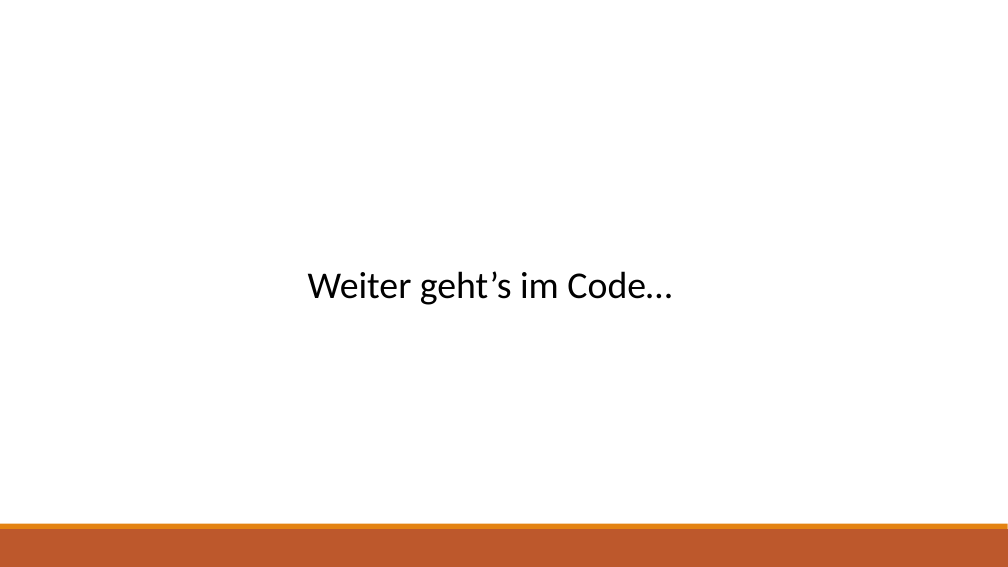
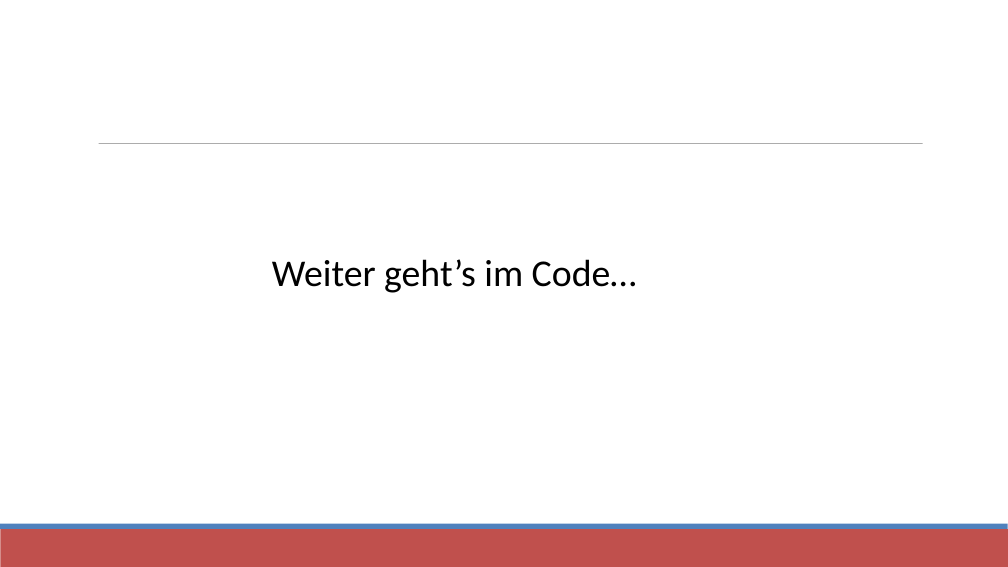
Before and after one commit to Frede9/Star-Voting, a slide deck: slide 10 of Star-Voting.pptx. Drawn at 1008x567 pixels with LibreOffice and Linux fonts; fonts in the diff are those of the drawing. Boxes give left, top, right and bottom in pixels: in the first picture for what was removed or moved away, otherwise in the second. Text is boxed around its words. In the diff, an @@ line names an element or a change of style, - is before the commit and + after.

```diff
--- a/Star-Voting.pptx
+++ b/Star-Voting.pptx
@@ line added from (99, 144) to (923, 144), #808080 0.51 pt @@
@@ text "Weiter geht’s im Code…": place and size @@
-text "Weiter geht’s im Code…" at (308,271,672,305)
+text "Weiter geht’s im Code…" at (272,259,637,293)
@@ rectangle at (0,529,1008,567): fill #BD582C to #C0504D @@
@@ rectangle at (0,524,1008,529): fill #E48312 to #4F81BD @@
```
Also in this commit, not shown: 10 other slides changed.
